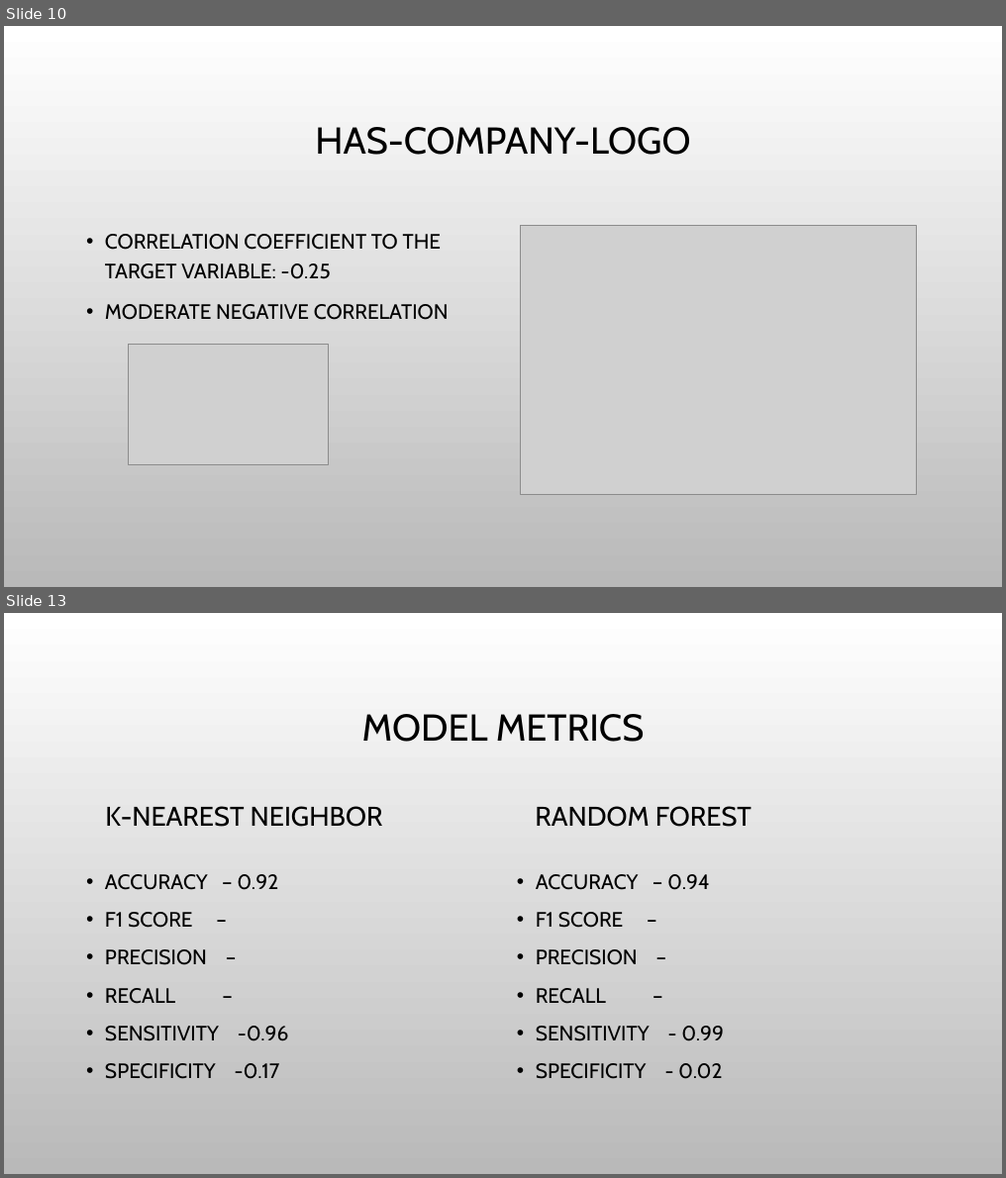
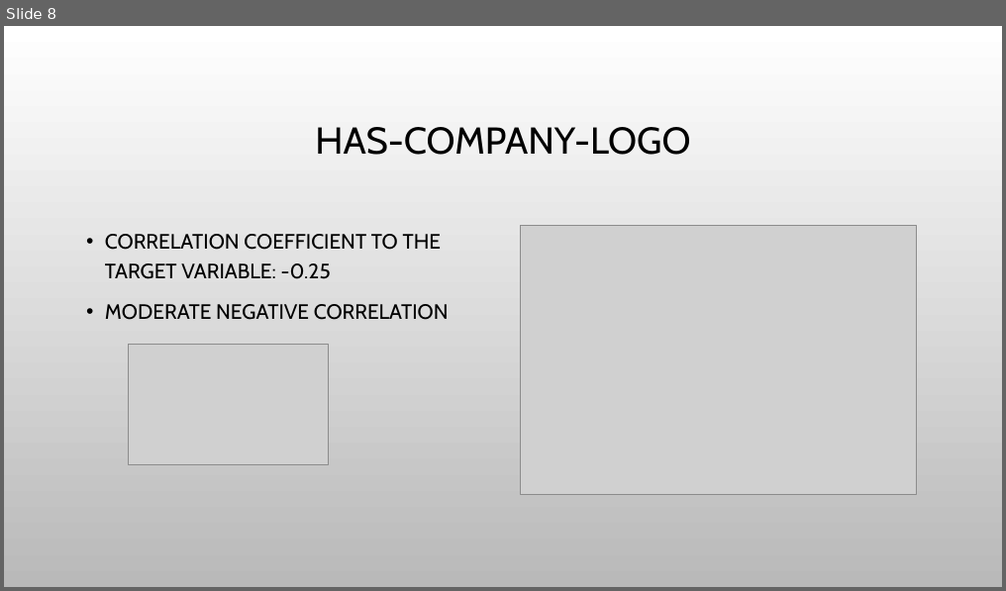
Before and after one commit to hjyoon16/Fake_Job_Post_Classification, a slide deck: 502projectPresentation.pptx. Shown one above the other, each under a label of ours: slides 10 and 13 before the commit, slide 8 after it; the slides between them are not shown. The pictures are 1006x1178 and 1006x591 pixels, drawn with LibreOffice and Linux fonts; fonts in the diff are those of the drawing; grey boxes stand for pictures; background and template pictures are left out. Boxes give left, top, right and bottom in pixels: in the first picture for what was removed or moved away, otherwise in the second. Text is boxed around its words. In the diff, an @@ line names an element or a change of style, - is before the commit and + after.

```diff
--- a/502projectPresentation.pptx
+++ b/502projectPresentation.pptx
@@ slide 13 removed at (4,613,1002,1174), background picture (left out) @@
@@ title removed at (362,714,644,742) @@
-MODEL METRICS
@@ text removed at (105,806,383,827) @@
-K-NEAREST NEIGHBOR
@@ text removed at (535,806,751,827) @@
-RANDOM FOREST
@@ text removed at (105,874,289,1079) @@
-• ACCURACY – 0.92
-• F1 SCORE –
-• PRECISION –
-• RECALL –
-• SENSITIVITY -0.96
-• SPECIFICITY -0.17
@@ text removed at (536,874,724,1079) @@
-• ACCURACY – 0.94
-• F1 SCORE –
-• PRECISION –
-• RECALL –
-• SENSITIVITY - 0.99
-• SPECIFICITY - 0.02
@@ what was slide 10 is now slide 8 @@
```
Also in this commit, not shown: 2 slides changed, 4 other slides removed.
